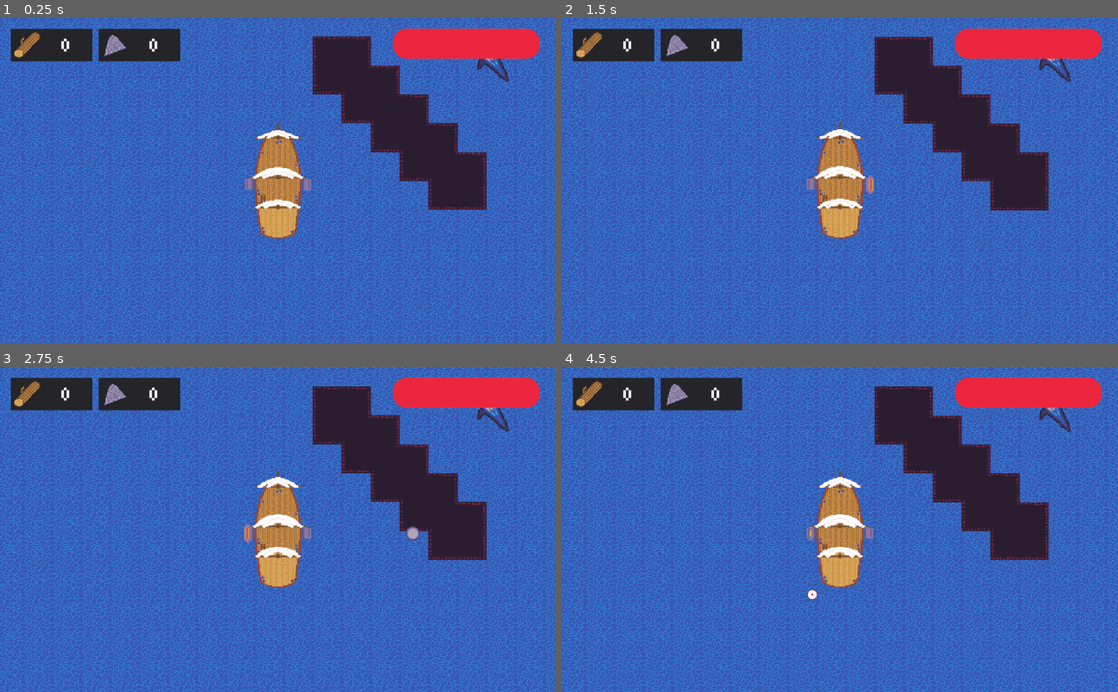
Above: before the commit, frames 1-4 (two rows, left to right).
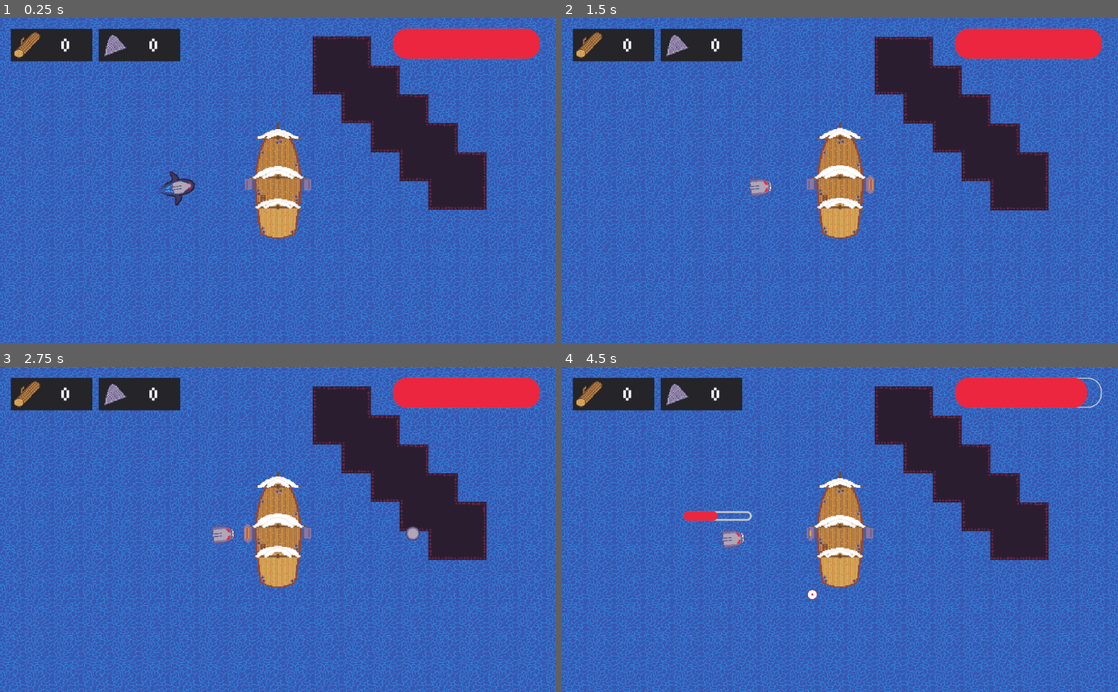
Above: after the commit, the same moments.

Repository: McLovin3/Calderia
Game: Godot game, scene res://TestScene.tscn
Two runs of this game, one before a commit and one after it. Both use one fixed random seed, a clock stepped at 60 frames per second and the inputs below.
Inputs (mouse positions are in pixels of both pictures, inside the frame that each line leads up to):
- Up to frame 1 (0.25 s): no input
- Up to frame 2 (1.5 s): tap Enter at 0.5 s; move the mouse to (962, 164) at 0.52 s; press the mouse at (962, 164) at 0.53 s; hold Right (right_arrow) from 0.53 s (still down); tap W (up) at 0.77 s; move the mouse to (728, 196) at 1.27 s; release the mouse at (728, 196) at 1.28 s; tap Middle mouse button (middle_click) at 1.35 s
- Up to frame 3 (2.75 s): tap W (up) at 1.52 s; move the mouse to (333, 458) at 2.02 s; release Right (right_arrow) at 2.03 s; hold Left (left_arrow) from 2.03 s (still down); hold Right mouse button (right_click) from 2.03 s (still down)
- Up to frame 4 (4.5 s): move the mouse to (812, 594) at 2.77 s; release Left (left_arrow) at 2.78 s; release Right mouse button (right_click) at 2.78 s; hold Right (right_arrow) 2.78-4.28 s; click (812, 594) at 2.85 s; tap W (up) at 3.02, 3.77 s; move the mouse to (1006, 578) at 3.52 s; hold Middle mouse button (middle_click) 3.53-4.28 s; move the mouse to (673, 480) at 4.27 s; hold Left (left_arrow) from 4.28 s (still down); right-click (673, 480) at 4.35 s

The runs differ from the first frame. In frame 1, 0.6% of the frame differs, in the area x 28-92%, y 12-58%; in frame 2, 0.5%; in frame 3, 0.5%; in frame 4, 1.1%, in the area x 21-98%, y 3-59%.

Commit message:
Shark can now attack the player and kill him

Diff:
--- a/CannonBall/Scripts/CannonBall.gd
+++ b/CannonBall/Scripts/CannonBall.gd
@@ -19,7 +19,7 @@
 func _on_TTL_timeout() -> void:
 	queue_free()
 
-func _on_Hitbox_area_entered(area: Area2D) -> void:
+func _on_Hitbox_area_entered(_area: Area2D) -> void:
 	queue_free()
 
 func get_damage() -> int:
--- a/PlayerShip/PlayerShip.tscn
+++ b/PlayerShip/PlayerShip.tscn
@@ -42,7 +42,15 @@
 [node name="AnimatedSprite" type="AnimatedSprite" parent="."]
 frames = SubResource( 7 )
 animation = "idle"
+frame = 1
 playing = true
+
+[node name="HitBox" type="Area2D" parent="."]
+collision_layer = 2
+collision_mask = 2
+
+[node name="CollisionPolygon2D" type="CollisionPolygon2D" parent="HitBox"]
+polygon = PoolVector2Array( -26, 13, -23, 40, -20, 59, -8, 64, 8, 64, 20, 59, 23, 40, 26, 13, 25, -14, 21, -33, 13, -49, 0, -57, -13, -49, -21, -33, -25, -14 )
 
 [node name="CollisionPolygon2D" type="CollisionPolygon2D" parent="."]
 polygon = PoolVector2Array( -26, 13, -23, 40, -20, 59, -8, 64, 8, 64, 20, 59, 23, 40, 26, 13, 25, -14, 21, -33, 13, -49, 0, -57, -13, -49, -21, -33, -25, -14 )
@@ -50,3 +58,5 @@
 [node name="Camera2D" type="Camera2D" parent="."]
 current = true
 zoom = Vector2( 1.2, 1.2 )
+
+[connection signal="area_entered" from="HitBox" to="." method="_on_HitBox_area_entered"]
--- a/PlayerShip/Scripts/PlayerShip.gd
+++ b/PlayerShip/Scripts/PlayerShip.gd
@@ -2,6 +2,7 @@
 class_name PlayerShip
 
 var _bobber = preload("res://Bobber/Bobber.tscn")
+onready var _hit_box : Area2D = $HitBox
 
 export var max_speed : int = 20000
 export var acceleration : float = 0.001
@@ -57,3 +58,14 @@
 	if not _fishing:
 		var percentage_of_max_speed := _velocity as float / max_speed
 		rotation = lerp(rotation, Input.get_axis("turn_left", "turn_right") * delta + rotation, percentage_of_max_speed)
+
+
+func _on_HitBox_area_entered(area : Area2D) -> void:
+	if (area.get_parent().get("damage")):
+		_current_hp -= area.get_parent().damage
+
+		if (_current_hp <= 0):
+			queue_free()
+
+		else:
+			GameManager.set_hp(_current_hp, base_hp)
--- a/Shark/Scripts/Shark.gd
+++ b/Shark/Scripts/Shark.gd
@@ -5,6 +5,7 @@
 export var speed : int = 50
 export var attack_distance : int = 500
 export var base_hp : int = 20
+export var damage : int = 10
 
 onready var _player : PlayerShip = get_node(path_to_player);
 onready var _navigation_agent : NavigationAgent2D = $NavigationAgent2D
@@ -51,3 +52,6 @@
 		else:
 			_health_bar.visible = true
 			_health_bar.value = (_current_hp * _health_bar.max_value) / base_hp
+
+	else:
+		position -= global_position.direction_to(_navigation_agent.get_next_location()) * 200
--- a/Shark/Shark.tscn
+++ b/Shark/Shark.tscn
@@ -59,7 +59,8 @@
 autostart = true
 
 [node name="Hitbox" type="Area2D" parent="."]
-collision_layer = 0
+scale = Vector2( 1.1, 1.1 )
+collision_layer = 2
 collision_mask = 2
 
 [node name="CollisionShape2D" type="CollisionShape2D" parent="Hitbox"]
--- a/TestScene.tscn
+++ b/TestScene.tscn
@@ -10,7 +10,7 @@
 [node name="Navigation2D" parent="." instance=ExtResource( 2 )]
 
 [node name="Shark" parent="Navigation2D" instance=ExtResource( 3 )]
-position = Vector2( 213, -65 )
+position = Vector2( -517, 212 )
 path_to_player = NodePath("../../Player")
 
 [node name="Player" parent="." instance=ExtResource( 1 )]
